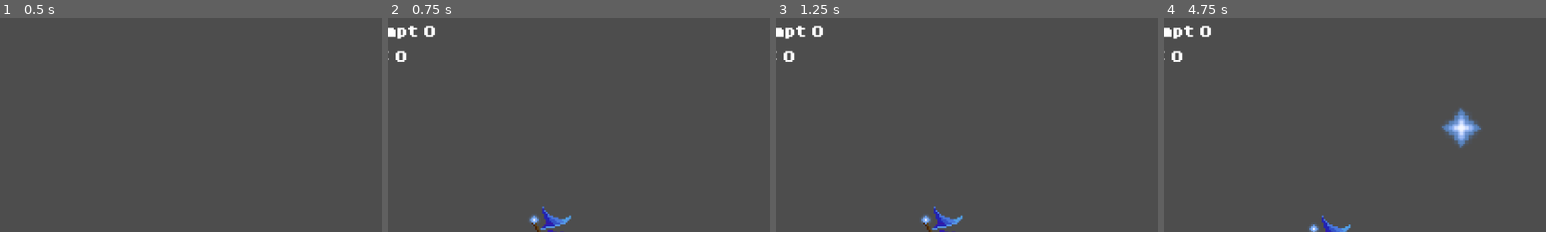
Above: before the commit, frames 1-4 (left to right).
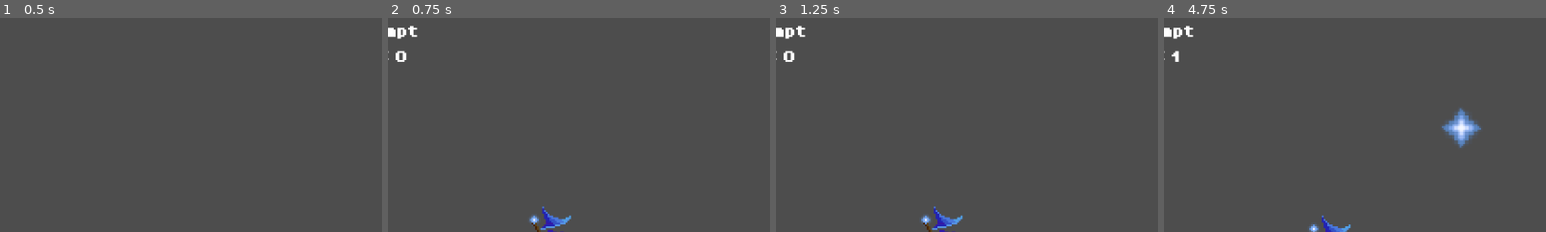
Above: after the commit, the same moments.

Repository: morganlabs-college/barrys-adventure
Game: Godot game, scene res://screens/main_menu/main_menu.tscn
The game is run twice, just before and just after one commit, with the same random seed, the same clock (stepped at 60 frames per second) and the same inputs.
Inputs:
- Up to frame 1 (0.5 s): no input
- Up to frame 2 (0.75 s): click "Easy" at 0.5 s
- Up to frame 3 (1.25 s): no input
- Up to frame 4 (4.75 s): tap Space (Jump) at 1.52, 2.27, 3.77, 4.52 s
The pictures show only the part of the screen within x 8-58%, y 3-53%; the shares and areas given below are measured in that part.

Frame 1 is identical in both runs. In frame 2, 0.1% of the frame differs, in the area x 9-13%, y 3-9%; in frame 3, 0.1%; in frame 4, 0.2%, in the area x 2-13%, y 3-21%.

Commit message:
feat: hud mana counter updates

Diff:
--- a/src/components/items/item.gd
+++ b/src/components/items/item.gd
@@ -1,5 +1,6 @@
 extends Area2D
 
+
 func _on_body_entered(body):
-	print("Item collected")
+	body.add_mana()
 	queue_free()  # Remove the coin Scene from game
--- a/src/components/player/movement.gd
+++ b/src/components/player/player.gd
@@ -7,6 +7,9 @@
 const JUMP_TIME_DESCENT := 0.5
 
 @export var speed := 200.0
+
+var attempt := 0
+var mana := 0
 
 var has_jumped := false
 var has_double_jumped := false
@@ -69,3 +72,8 @@
 		direction = DIRECTIONS.FALLING
 	else:
 		direction = DIRECTIONS.FORWARD
+
+
+func add_mana() -> void:
+	mana += 1
+	get_tree().call_group("Interface", "update_score", mana)
--- a/src/components/player/player.tscn
+++ b/src/components/player/player.tscn
@@ -1,7 +1,7 @@
 [gd_scene load_steps=19 format=3 uid="uid://b7qnu5d6ca3rh"]
 
 [ext_resource type="Texture2D" uid="uid://ilue013b5gmj" path="res://assets/player.png" id="1_jwvrk"]
-[ext_resource type="Script" path="res://components/player/movement.gd" id="1_l2xk2"]
+[ext_resource type="Script" path="res://components/player/player.gd" id="1_rjc1d"]
 
 [sub_resource type="AtlasTexture" id="AtlasTexture_ub7ou"]
 atlas = ExtResource("1_jwvrk")
@@ -122,12 +122,12 @@
 [sub_resource type="RectangleShape2D" id="RectangleShape2D_ve4l3"]
 size = Vector2(17, 30)
 
-[node name="Player" type="CharacterBody2D"]
+[node name="Player" type="CharacterBody2D" groups=["Interface"]]
 z_index = 5
 position = Vector2(-6, -24)
 collision_layer = 3
 collision_mask = 3
-script = ExtResource("1_l2xk2")
+script = ExtResource("1_rjc1d")
 
 [node name="AnimatedSprite2D" type="AnimatedSprite2D" parent="."]
 position = Vector2(0, 8)
--- a/src/levels/easy.tscn
+++ b/src/levels/easy.tscn
@@ -47,8 +47,6 @@
 
 [node name="Node2D" type="Node2D"]
 
-[node name="HUD2" parent="." instance=ExtResource("2_iej8b")]
-
 [node name="Player" parent="." instance=ExtResource("2_3hgb1")]
 position = Vector2(0, 8)
 collision_layer = 7
@@ -95,31 +93,31 @@
 [node name="HUD" parent="." instance=ExtResource("2_iej8b")]
 
 [connection signal="body_entered" from="Environment/Items/Mana" to="Environment/Items/Mana" method="_on_body_entered"]
-[connection signal="body_entered" from="Environment/Items/@Area2D@44348" to="Environment/Items/@Area2D@44348" method="_on_body_entered"]
-[connection signal="body_entered" from="Environment/Items/@Area2D@44349" to="Environment/Items/@Area2D@44349" method="_on_body_entered"]
-[connection signal="body_entered" from="Environment/Items/@Area2D@44350" to="Environment/Items/@Area2D@44350" method="_on_body_entered"]
-[connection signal="body_entered" from="Environment/Items/@Area2D@44351" to="Environment/Items/@Area2D@44351" method="_on_body_entered"]
-[connection signal="body_entered" from="Environment/Items/@Area2D@44352" to="Environment/Items/@Area2D@44352" method="_on_body_entered"]
-[connection signal="body_entered" from="Environment/Items/@Area2D@44353" to="Environment/Items/@Area2D@44353" method="_on_body_entered"]
-[connection signal="body_entered" from="Environment/Items/@Area2D@44354" to="Environment/Items/@Area2D@44354" method="_on_body_entered"]
-[connection signal="body_entered" from="Environment/Items/@Area2D@44355" to="Environment/Items/@Area2D@44355" method="_on_body_entered"]
-[connection signal="body_entered" from="Environment/Items/@Area2D@44356" to="Environment/Items/@Area2D@44356" method="_on_body_entered"]
-[connection signal="body_entered" from="Environment/Items/@Area2D@44357" to="Environment/Items/@Area2D@44357" method="_on_body_entered"]
-[connection signal="body_entered" from="Environment/Items/@Area2D@44358" to="Environment/Items/@Area2D@44358" method="_on_body_entered"]
-[connection signal="body_entered" from="Environment/Items/@Area2D@44359" to="Environment/Items/@Area2D@44359" method="_on_body_entered"]
-[connection signal="body_entered" from="Environment/Items/@Area2D@44360" to="Environment/Items/@Area2D@44360" method="_on_body_entered"]
-[connection signal="body_entered" from="Environment/Items/@Area2D@44361" to="Environment/Items/@Area2D@44361" method="_on_body_entered"]
-[connection signal="body_entered" from="Environment/Items/@Area2D@44362" to="Environment/Items/@Area2D@44362" method="_on_body_entered"]
-[connection signal="body_entered" from="Environment/Items/@Area2D@44363" to="Environment/Items/@Area2D@44363" method="_on_body_entered"]
-[connection signal="body_entered" from="Environment/Items/@Area2D@44364" to="Environment/Items/@Area2D@44364" method="_on_body_entered"]
-[connection signal="body_entered" from="Environment/Items/@Area2D@44365" to="Environment/Items/@Area2D@44365" method="_on_body_entered"]
-[connection signal="body_entered" from="Environment/Items/@Area2D@44366" to="Environment/Items/@Area2D@44366" method="_on_body_entered"]
-[connection signal="body_entered" from="Environment/Items/@Area2D@44367" to="Environment/Items/@Area2D@44367" method="_on_body_entered"]
-[connection signal="body_entered" from="Environment/Items/@Area2D@44368" to="Environment/Items/@Area2D@44368" method="_on_body_entered"]
-[connection signal="body_entered" from="Environment/Items/@Area2D@44369" to="Environment/Items/@Area2D@44369" method="_on_body_entered"]
-[connection signal="body_entered" from="Environment/Items/@Area2D@44370" to="Environment/Items/@Area2D@44370" method="_on_body_entered"]
-[connection signal="body_entered" from="Environment/Items/@Area2D@44371" to="Environment/Items/@Area2D@44371" method="_on_body_entered"]
-[connection signal="body_entered" from="Environment/Items/@Area2D@44372" to="Environment/Items/@Area2D@44372" method="_on_body_entered"]
-[connection signal="body_entered" from="Environment/Items/@Area2D@44373" to="Environment/Items/@Area2D@44373" method="_on_body_entered"]
-[connection signal="body_entered" from="Environment/Items/@Area2D@44374" to="Environment/Items/@Area2D@44374" method="_on_body_entered"]
-[connection signal="body_entered" from="Environment/Items/@Area2D@44375" to="Environment/Items/@Area2D@44375" method="_on_body_entered"]
+[connection signal="body_entered" from="Environment/Items/@Area2D@51989" to="Environment/Items/@Area2D@51989" method="_on_body_entered"]
+[connection signal="body_entered" from="Environment/Items/@Area2D@51990" to="Environment/Items/@Area2D@51990" method="_on_body_entered"]
+[connection signal="body_entered" from="Environment/Items/@Area2D@51991" to="Environment/Items/@Area2D@51991" method="_on_body_entered"]
+[connection signal="body_entered" from="Environment/Items/@Area2D@51992" to="Environment/Items/@Area2D@51992" method="_on_body_entered"]
+[connection signal="body_entered" from="Environment/Items/@Area2D@51993" to="Environment/Items/@Area2D@51993" method="_on_body_entered"]
+[connection signal="body_entered" from="Environment/Items/@Area2D@51994" to="Environment/Items/@Area2D@51994" method="_on_body_entered"]
+[connection signal="body_entered" from="Environment/Items/@Area2D@51995" to="Environment/Items/@Area2D@51995" method="_on_body_entered"]
+[connection signal="body_entered" from="Environment/Items/@Area2D@51996" to="Environment/Items/@Area2D@51996" method="_on_body_entered"]
+[connection signal="body_entered" from="Environment/Items/@Area2D@51997" to="Environment/Items/@Area2D@51997" method="_on_body_entered"]
+[connection signal="body_entered" from="Environment/Items/@Area2D@51998" to="Environment/Items/@Area2D@51998" method="_on_body_entered"]
+[connection signal="body_entered" from="Environment/Items/@Area2D@51999" to="Environment/Items/@Area2D@51999" method="_on_body_entered"]
+[connection signal="body_entered" from="Environment/Items/@Area2D@52000" to="Environment/Items/@Area2D@52000" method="_on_body_entered"]
+[connection signal="body_entered" from="Environment/Items/@Area2D@52001" to="Environment/Items/@Area2D@52001" method="_on_body_entered"]
+[connection signal="body_entered" from="Environment/Items/@Area2D@52002" to="Environment/Items/@Area2D@52002" method="_on_body_entered"]
+[connection signal="body_entered" from="Environment/Items/@Area2D@52003" to="Environment/Items/@Area2D@52003" method="_on_body_entered"]
+[connection signal="body_entered" from="Environment/Items/@Area2D@52004" to="Environment/Items/@Area2D@52004" method="_on_body_entered"]
+[connection signal="body_entered" from="Environment/Items/@Area2D@52005" to="Environment/Items/@Area2D@52005" method="_on_body_entered"]
+[connection signal="body_entered" from="Environment/Items/@Area2D@52006" to="Environment/Items/@Area2D@52006" method="_on_body_entered"]
+[connection signal="body_entered" from="Environment/Items/@Area2D@52007" to="Environment/Items/@Area2D@52007" method="_on_body_entered"]
+[connection signal="body_entered" from="Environment/Items/@Area2D@52008" to="Environment/Items/@Area2D@52008" method="_on_body_entered"]
+[connection signal="body_entered" from="Environment/Items/@Area2D@52009" to="Environment/Items/@Area2D@52009" method="_on_body_entered"]
+[connection signal="body_entered" from="Environment/Items/@Area2D@52010" to="Environment/Items/@Area2D@52010" method="_on_body_entered"]
+[connection signal="body_entered" from="Environment/Items/@Area2D@52011" to="Environment/Items/@Area2D@52011" method="_on_body_entered"]
+[connection signal="body_entered" from="Environment/Items/@Area2D@52012" to="Environment/Items/@Area2D@52012" method="_on_body_entered"]
+[connection signal="body_entered" from="Environment/Items/@Area2D@52013" to="Environment/Items/@Area2D@52013" method="_on_body_entered"]
+[connection signal="body_entered" from="Environment/Items/@Area2D@52014" to="Environment/Items/@Area2D@52014" method="_on_body_entered"]
+[connection signal="body_entered" from="Environment/Items/@Area2D@52015" to="Environment/Items/@Area2D@52015" method="_on_body_entered"]
+[connection signal="body_entered" from="Environment/Items/@Area2D@52016" to="Environment/Items/@Area2D@52016" method="_on_body_entered"]
--- a/src/project.godot
+++ b/src/project.godot
@@ -21,6 +21,10 @@
 window/size/viewport_height=480
 window/stretch/mode="viewport"
 
+[global_group]
+
+Interface=""
+
 [gui]
 
 theme/custom_font="res://assets/font.fnt"
--- a/src/screens/hud/hud.gd
+++ b/src/screens/hud/hud.gd
@@ -1,7 +1,4 @@
 extends CanvasLayer
-
-var attempt := 0
-var mana_collected := 0
 
 @onready var attempts := $GameInfoContainer/Margins/GameInfo/AttemptsCounter
 @onready var score := $GameInfoContainer/Margins/GameInfo/ManaCounter
@@ -9,13 +6,13 @@
 
 # Called when the node enters the scene tree for the first time.
 func _ready() -> void:
-	update_score()
+	update_score(0)
 	update_attempts()
 
 
-func update_score() -> void:
-	score.text = str("Mana: ", mana_collected)
+func update_score(mana: int) -> void:
+	score.text = str("Mana: ", mana)
 
 
 func update_attempts() -> void:
-	attempts.text = str("Attempt ", attempt)
+	attempts.text = str("Attempt ")
--- a/src/screens/hud/hud.tscn
+++ b/src/screens/hud/hud.tscn
@@ -2,7 +2,7 @@
 
 [ext_resource type="Script" path="res://screens/hud/hud.gd" id="1_r4l4f"]
 
-[node name="HUD" type="CanvasLayer"]
+[node name="HUD" type="CanvasLayer" groups=["Interface"]]
 script = ExtResource("1_r4l4f")
 
 [node name="GameInfoContainer" type="VBoxContainer" parent="."]
